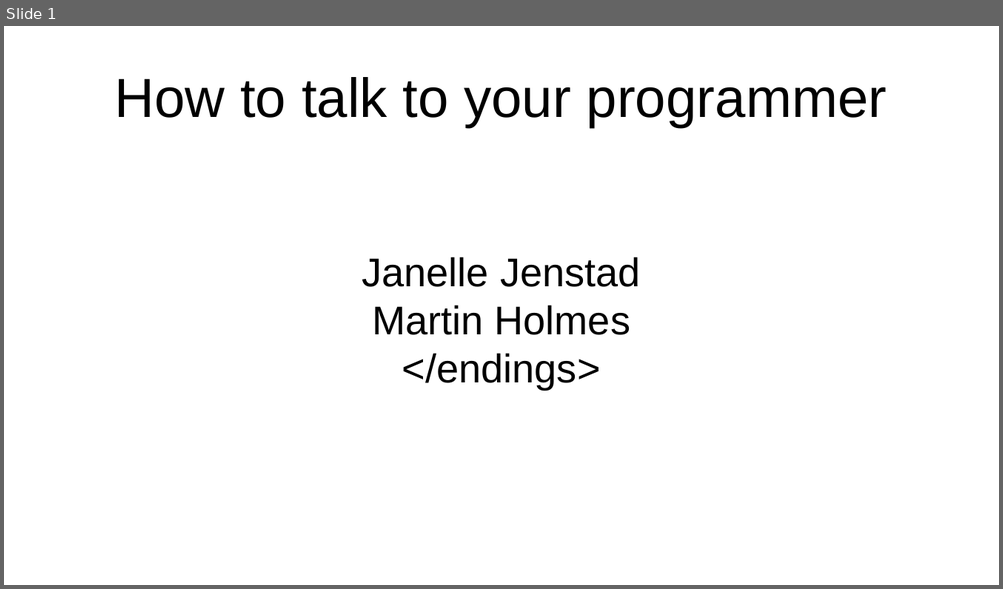
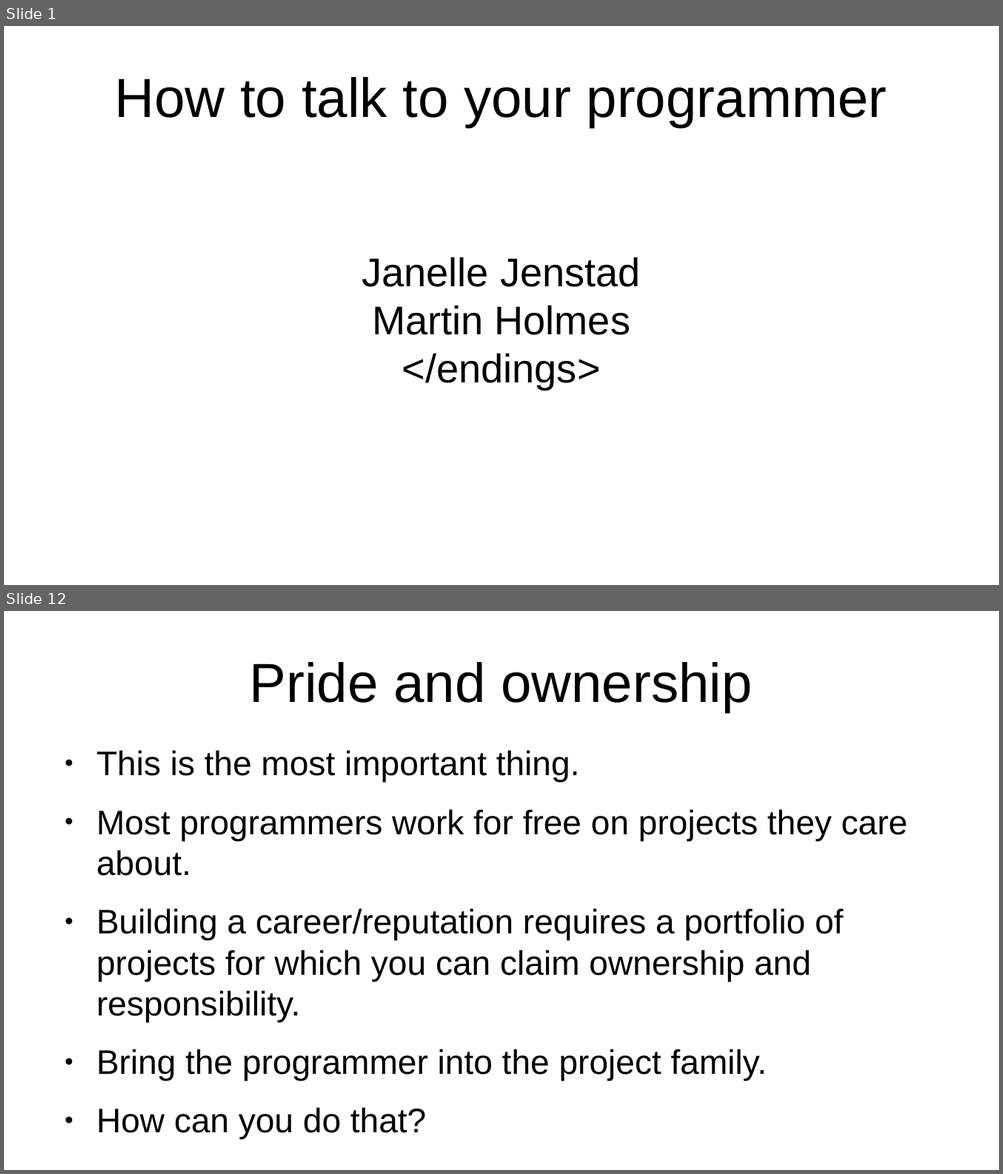
Before and after one commit to projectEndings/Endings, a slide deck: presentations/dhsi2019/talk_to_your_programmer.odp. Shown one above the other, each under a label of ours: slide 1 before the commit, slides 1 and 12 after it; the slides between them are not shown. The pictures are 1003x589 and 1003x1174 pixels, drawn with LibreOffice and Linux fonts; fonts in the diff are those of the drawing. Boxes give left, top, right and bottom in pixels: in the first picture for what was removed or moved away, otherwise in the second. Text is boxed around its words. In the diff, an @@ line names an element or a change of style, - is before the commit and + after.

```diff
--- a/presentations/dhsi2019/talk_to_your_programmer.odp
+++ b/presentations/dhsi2019/talk_to_your_programmer.odp
@@ slide 12 added at [4,611,999,1170], background #FFFFFF @@
@@ title added at [250,662,751,712], 44 pt, text #000000 @@
+Pride and ownership
@@ text added at [96,750,908,1139], 27.2 pt, text #000000 @@
+● This is the most important thing.
+● Most programmers work for free on projects they care about.
+● Building a career/reputation requires a portfolio of projects for which you can claim ownership and responsibility.
+● Bring the programmer into the project family.
+● How can you do that?
```
Also in this commit, not shown: 8 slides changed, 9 other slides added.
